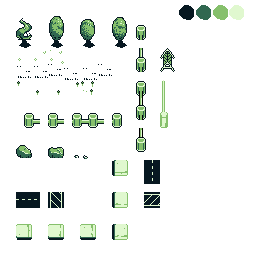
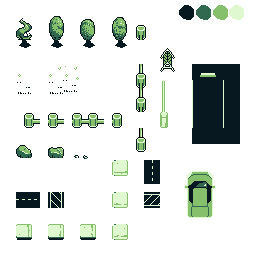
Before/after of a 256x256 layered artwork. What changed in the layer stack:
renamed "Layer 1" to "Layer 2", painted on it over (17, 48, 240, 240)
removed layer "Layer 2 copy" over (17, 48, 240, 240)
